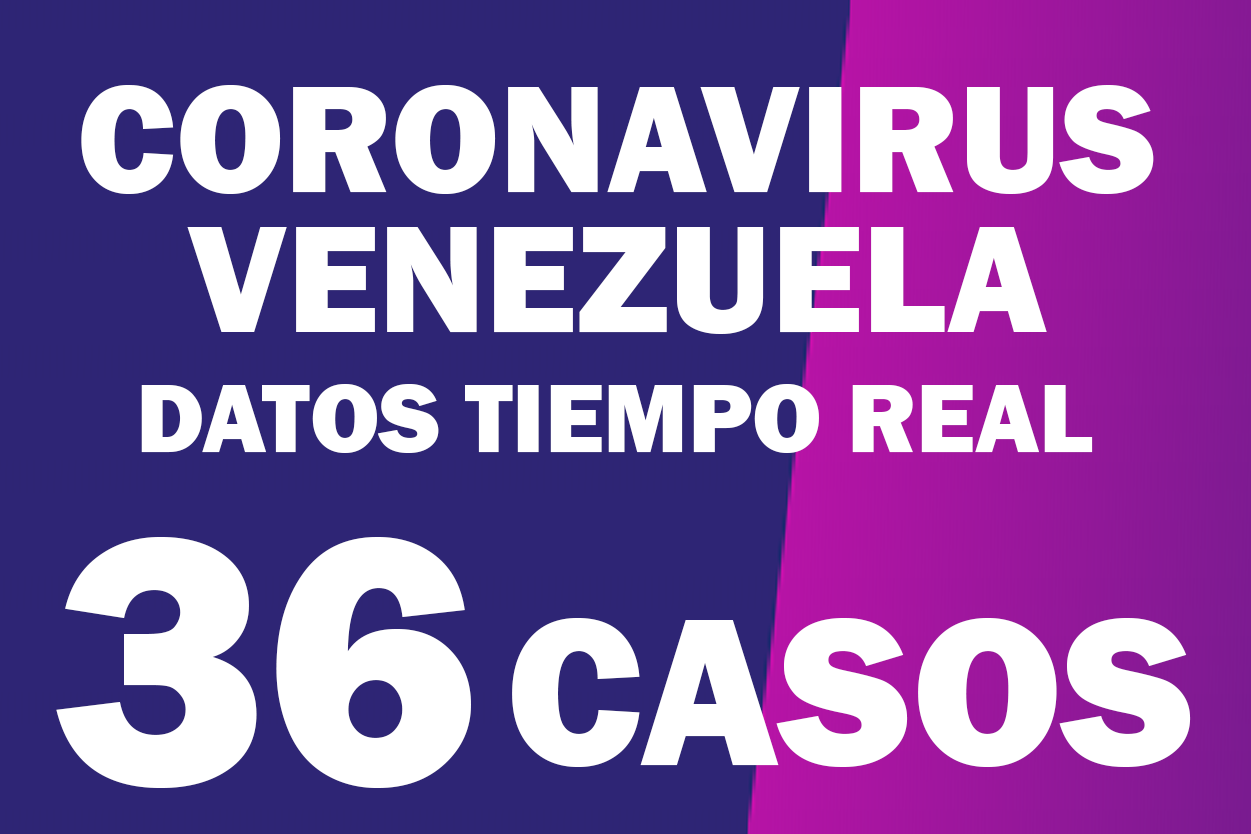
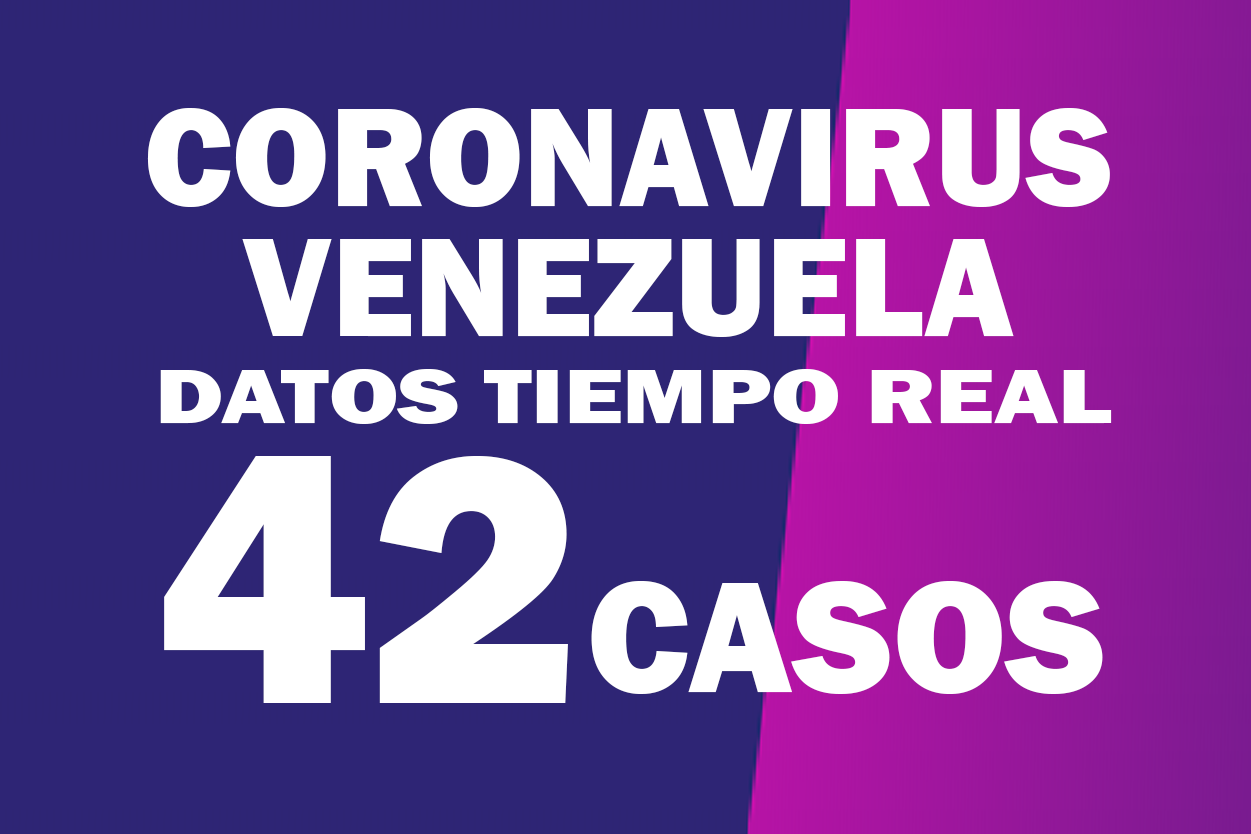
Layered file, before and after one edit (1251 × 834). Changes by layer:
painted on "CASOS" over [512, 581, 1191, 767]
renamed "36" to "42", painted on it over [56, 456, 568, 788]
painted on "DATOS TIEMPO REAL" over [141, 369, 1112, 453]
painted on "CORONAVIRUS VENEZUELA" over [81, 85, 1154, 337]
